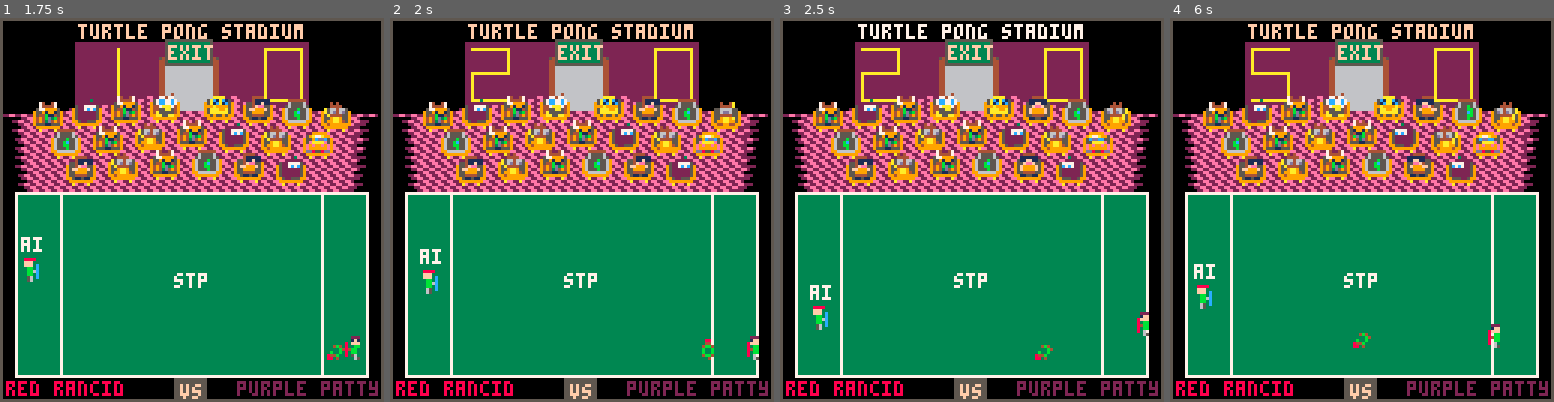
Above: before the commit, frames 1-4 (left to right).
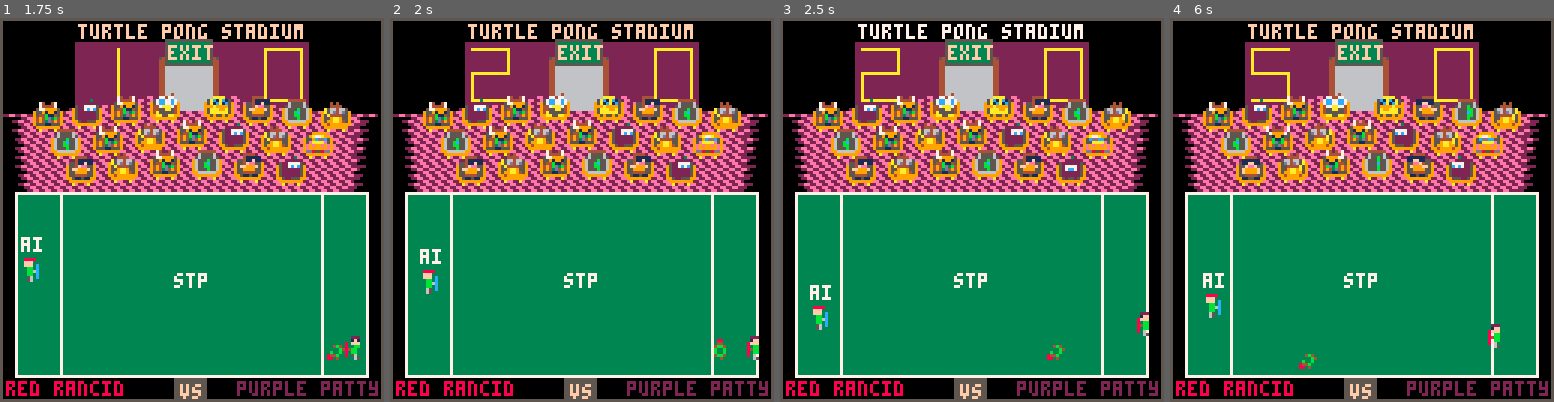
Above: after the commit, the same moments.

Repository: topromulan/STP4
Game: PICO-8 cartridge stp4.p8
Same seed, same stepped clock (60 frames per second), same inputs: the game is played once before the commit and once after it.
Inputs:
- Up to frame 1 (1.75 s): tap X (X key) at 0.33, 1.07 s; tap O (Z key) at 0.7, 1.7 s; hold Right from 1.6 s (still down)
- Up to frame 2 (2 s): keep holding Right; tap X (X key) at 1.85 s
- Up to frame 3 (2.5 s): release Right at 2.1 s; tap O (Z key) at 2.1 s; hold Up 2.15-2.42 s; hold Right from 2.47 s (still down)
- Up to frame 4 (6 s): tap O (Z key) every 0.4 s from 2.5 to 5.7 s; tap X (X key) at 2.97, 4.08, 5.2 s; release Right at 3.03 s; hold Left 3.08-3.58 s; hold Down 3.63-3.97 s; hold Right 4.02-4.68 s; hold Up 4.73-5.03 s; hold Left 5.08-5.68 s; hold Down from 5.73 s (still down)

Frame 1 is identical in both runs. In frame 2, 0.3% of the frame differs, in the area x 81-90%, y 21-90%; in frame 3, 0.5%; in frame 4, 1.5%, in the area x 6-60%, y 19-92%.

Commit message:
Holding X freezes the oddball / mirrors the player movement. For testing the AI.

Diff:
--- a/stp4.p8
+++ b/stp4.p8
@@ -597,8 +597,12 @@
   end
 
   if(newbtn("o",p) or players[p].winding_up) player_service(p)
-  if(newbtnp("x",p)) then
-  players[1+p%2].score+=1
+  if(newbtnp("x",p)) players[1+p%2].score+=1
+  if(newbtn("x",p)) then
+   oddball.x-=oddball.dx
+   oddball.y-=oddball.dy
+   oddball.x+=players[p].dx
+   oddball.y+=players[p].dy
   end
  end
 
